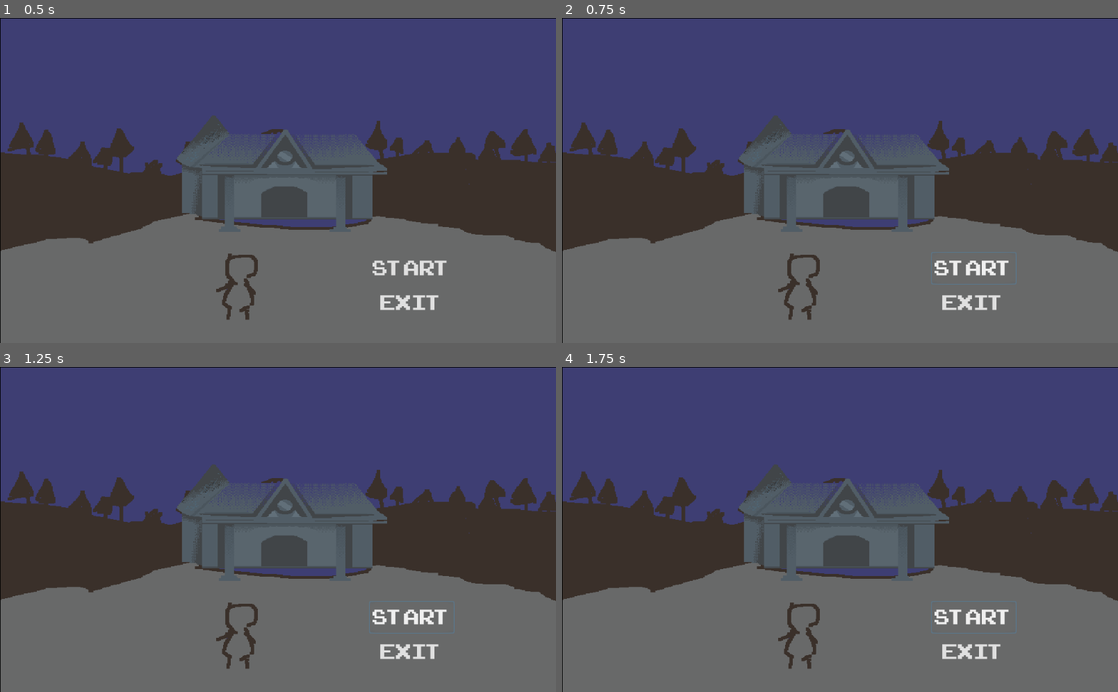
Above: before the commit, frames 1-4 (two rows, left to right).
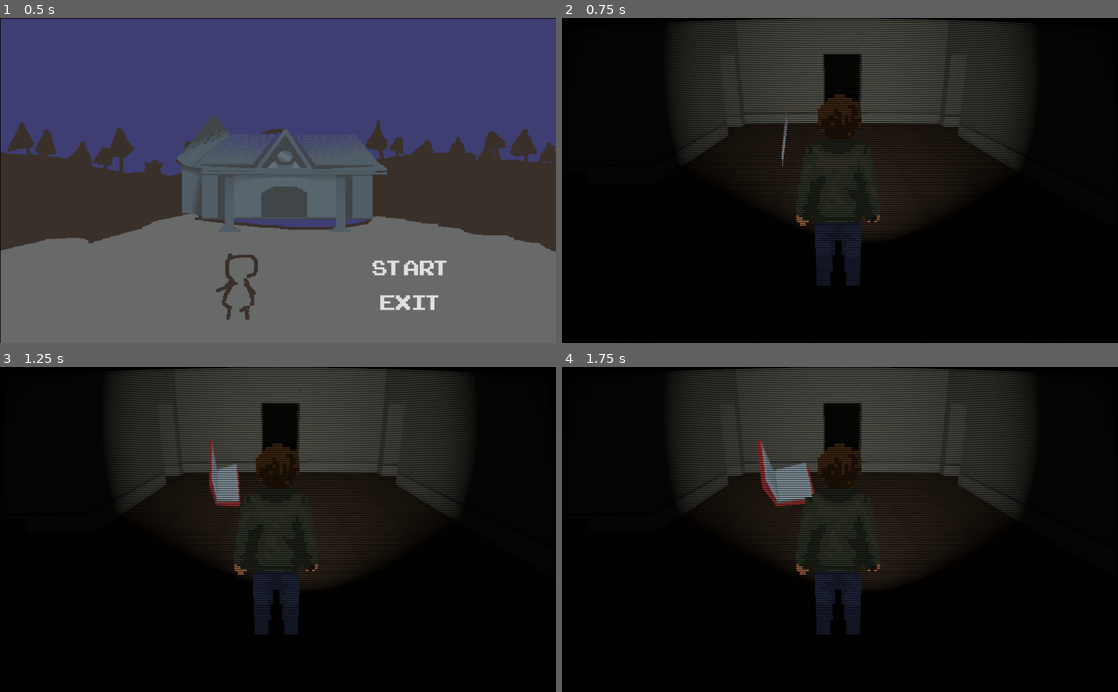
Above: after the commit, the same moments.

Repository: Rumari/GGJ-2021
Game: Godot game, scene res://levels/titlescreen/titlescreen.tscn
Same seed, same stepped clock (60 frames per second), same inputs: the game is played once before the commit and once after it. This scene is started directly instead of the project's main scene.
Inputs (mouse positions are in pixels of both pictures, inside the frame that each line leads up to):
- Up to frame 1 (0.5 s): no input
- Up to frame 2 (0.75 s): click "Start" at 0.5 s
- Up to frame 3 (1.25 s): no input
- Up to frame 4 (1.75 s): click (973, 617) at 1.25 s, where only the run before the commit has a clickable "Start"

Frame 1 is identical in both runs. In frame 2, 99% of the frame differs, in the area x 0-100%, y 0-100%; in frame 3, 99%; in frame 4, 99%.

Commit message:
added titlescreen functionality and fixed bug

Diff:
--- a/Global.gd
+++ b/Global.gd
@@ -1,8 +1,10 @@
 extends Node
 
+var DaBaby = false
 var current_scene = null
 var old_scene = null
 onready var root = get_tree().get_root()
+
 
 var destroy_on_load = []
 
--- a/levels/exploration/interactable.gd
+++ b/levels/exploration/interactable.gd
@@ -4,6 +4,10 @@
 export(NodePath) var interaction
 
 func _enter_tree():
+	get_parent().get_node("Label").hide()
+	get_parent().get_node("GlitchShader/Glitch").hide()
+
+func _exit_tree():
 	get_parent().get_node("Label").hide()
 	get_parent().get_node("GlitchShader/Glitch").hide()
 
--- a/levels/titlescreen/titlescreen.gd
+++ b/levels/titlescreen/titlescreen.gd
@@ -6,10 +6,10 @@
 
 func _on_Timer_timeout():
 	$DaBaby.show()
+	Global.DaBaby = true
 
 func _on_Start_pressed():
-	pass # Replace with function body.
-
+	get_tree().change_scene("res://levels/exploration/exploration.tscn")
 
 func _on_Exit_pressed():
-	pass # Replace with function body.
+	get_tree().quit()
--- a/levels/titlescreen/titlescreen.tscn
+++ b/levels/titlescreen/titlescreen.tscn
@@ -141,7 +141,7 @@
 position = Vector2( 97.5807, 111.723 )
 scale = Vector2( 0.5, 0.5 )
 frames = SubResource( 12 )
-frame = 10
+frame = 9
 playing = true
 __meta__ = {
 "_edit_lock_": true
